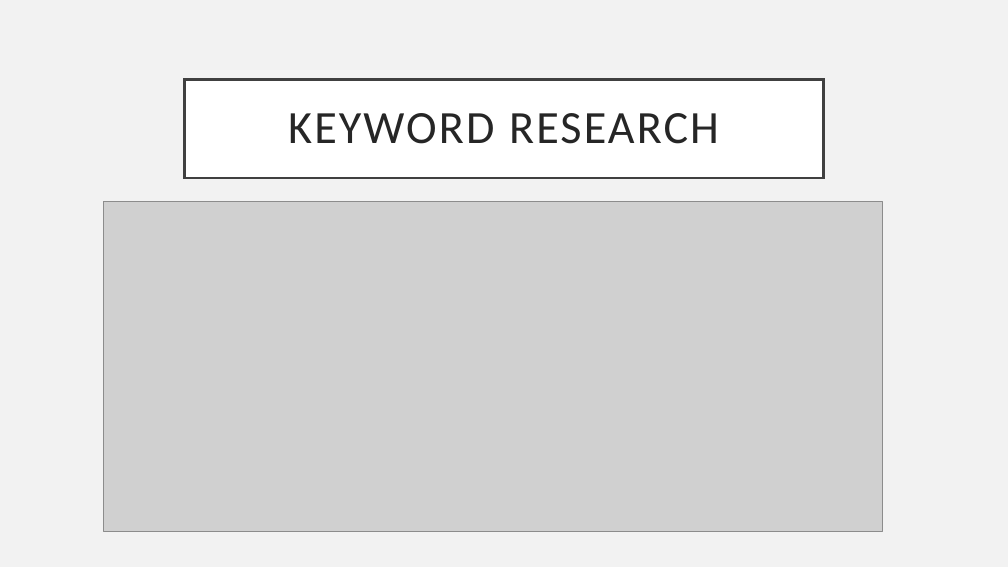
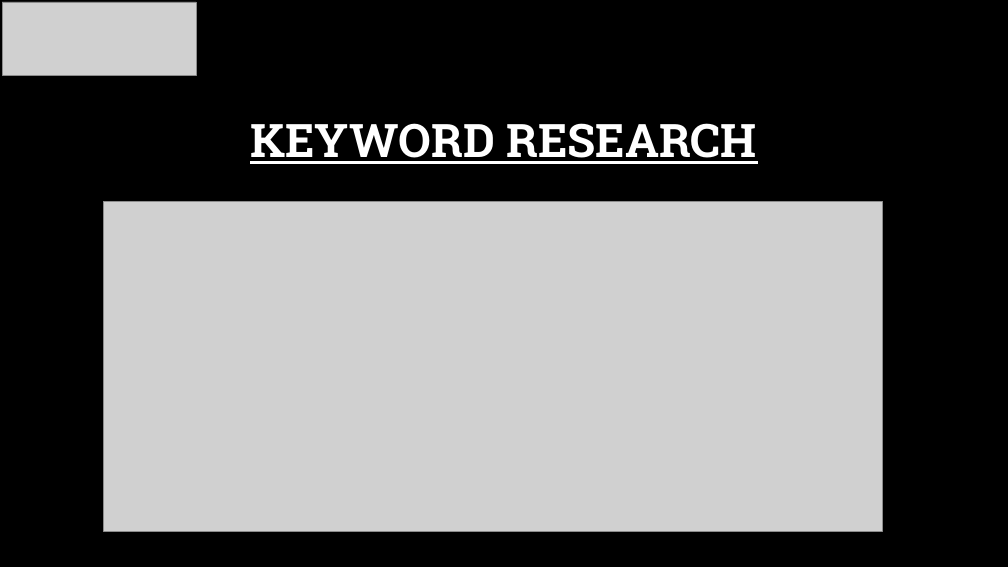
Before and after one commit to Sharfrajhyderbasha/digital-marketing-phase-2--britannia, a slide deck: slide 11 of BRITANNIA_PPT[2] susa sharfraj 1.pptx. Drawn at 1008x567 pixels with LibreOffice and Linux fonts; fonts in the diff are those of the drawing; grey boxes stand for pictures; background and template pictures are left out. Boxes give left, top, right and bottom in pixels: in the first picture for what was removed or moved away, otherwise in the second. Text is boxed around its words. In the diff, an @@ line names an element or a change of style, - is before the commit and + after.

```diff
--- a/BRITANNIA_PPT[2] susa sharfraj 1.pptx
+++ b/BRITANNIA_PPT[2] susa sharfraj 1.pptx
@@ background #F2F2F2 to picture (left out) @@
@@ picture added at <box>2,2,197,76</box> @@
@@ title "KEYWORD RESEARCH": place and size @@
-title "KEYWORD RESEARCH" at <box>185,79,823,178</box>
+title "KEYWORD RESEARCH" at <box>250,123,757,164</box>
@@ title "KEYWORD RESEARCH" at <box>250,123,757,164</box>: font Calibri to Roboto Slab, text colour #262626 to #FFFFFF, letter spacing 2 to 0 pt, bold on, underline on; fill #FFFFFF to none; outline #404040 2.5 pt to none @@
```
Also in this commit, not shown: 14 other slides changed, 2 slides added, 1 slide removed.
